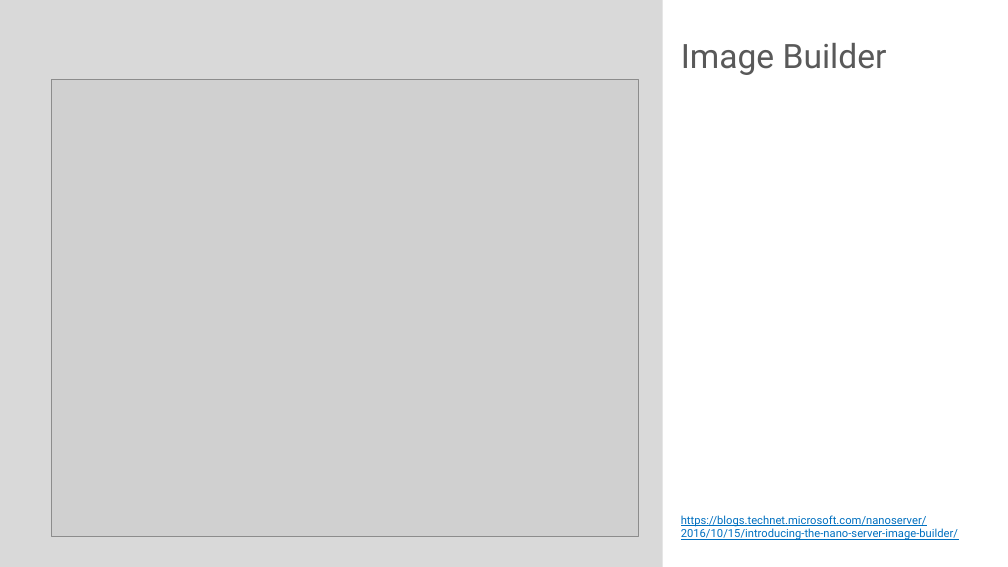
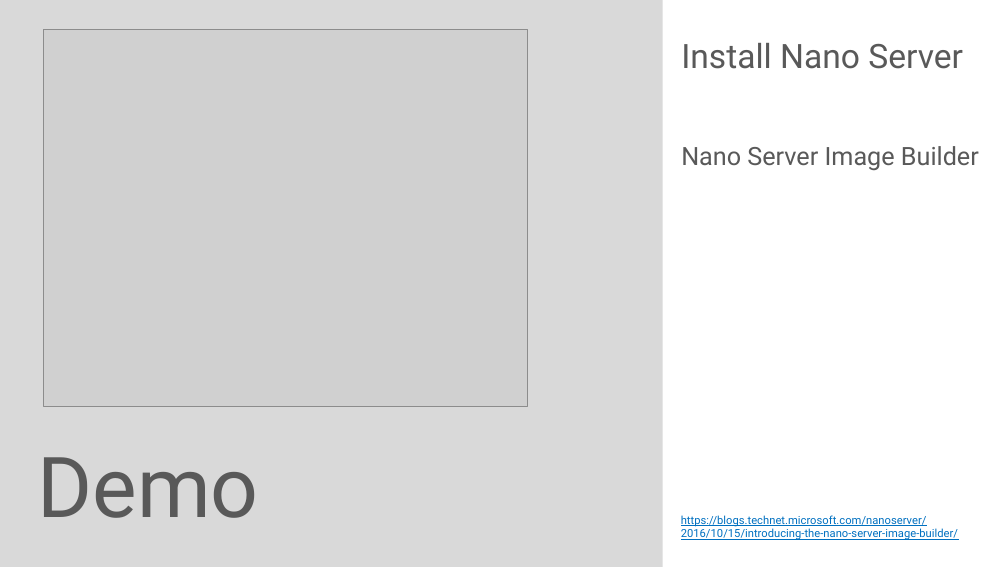
Before and after one commit to rstropek/DockerVS2015Intro, a slide deck: slide 9 of slides/Nano-Server-Introduction.pptx. Drawn at 1008x567 pixels with LibreOffice and Linux fonts; fonts in the diff are those of the drawing; grey boxes stand for pictures. Boxes give left, top, right and bottom in pixels: in the first picture for what was removed or moved away, otherwise in the second. Text is boxed around its words. In the diff, an @@ line names an element or a change of style, - is before the commit and + after.

Commit message:
Refresh slides and samples for Nano Server and containers

```diff
--- a/slides/Nano-Server-Introduction.pptx
+++ b/slides/Nano-Server-Introduction.pptx
@@ picture: place and size @@
-picture at box(51, 80, 639, 536)
+picture at box(43, 29, 527, 406)
@@ text at box(681, 43, 963, 69): text changed @@
-Image Builder
+Install Nano Server
@@ text added at box(681, 146, 979, 170), 18 pt, text #595959 @@
+Nano Server Image Builder
@@ text added at box(38, 457, 259, 518), 60 pt, text #595959 @@
+Demo
```
Also in this commit, not shown: 4 other slides changed, 6 other files.
